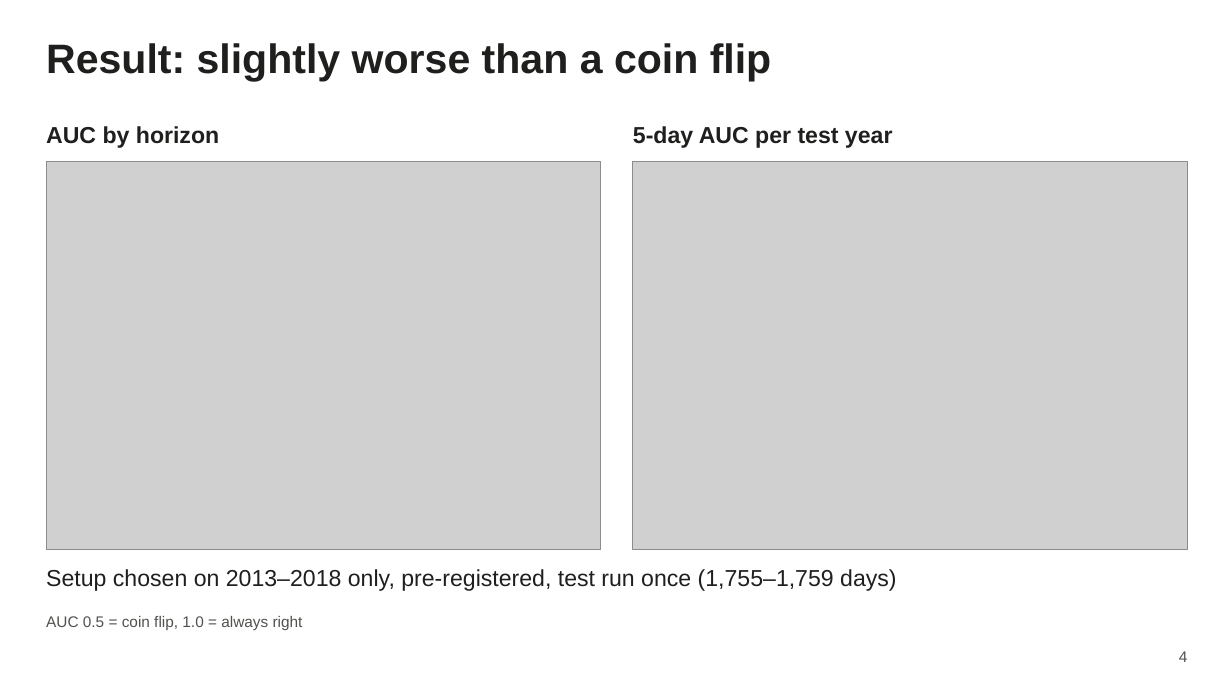
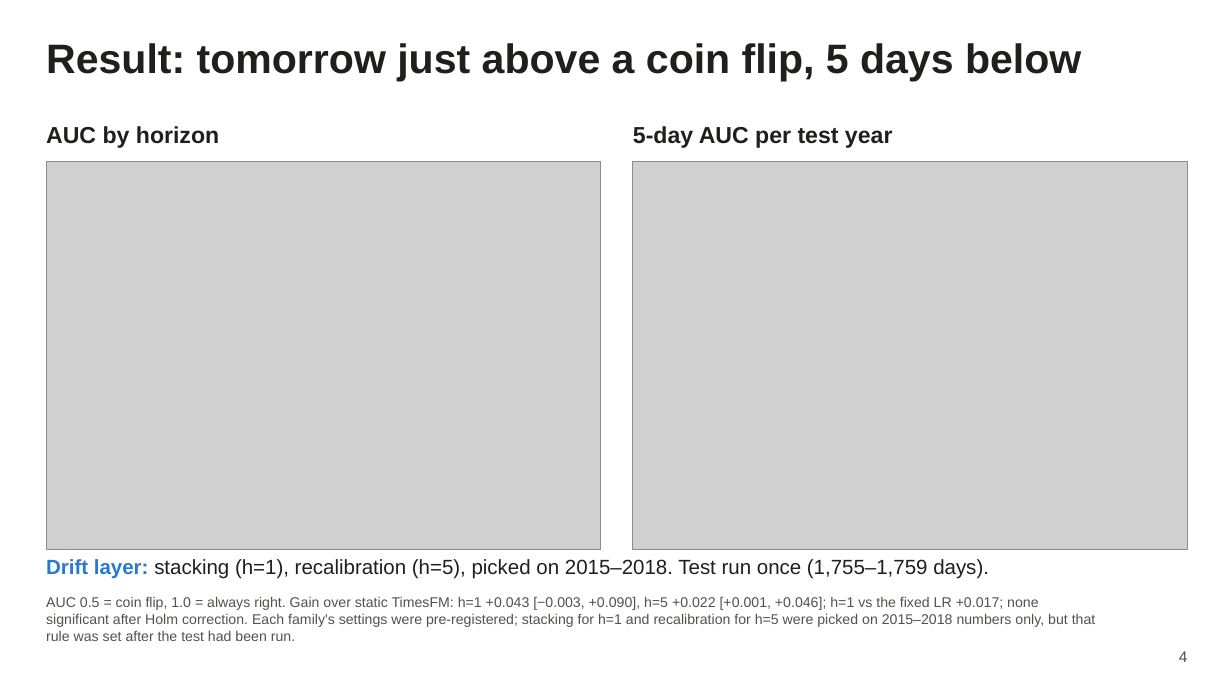
Before and after one commit to AmauryJayr/Predicting-SP500, a slide deck: slide 4 of timesfm3_experiment/slides/timesfm3_slides.pptx. Drawn at 1232x693 pixels with LibreOffice and Linux fonts; fonts in the diff are those of the drawing; grey boxes stand for pictures. Boxes give left, top, right and bottom in pixels: in the first picture for what was removed or moved away, otherwise in the second. Text is boxed around its words. In the diff, an @@ line names an element or a change of style, - is before the commit and + after.

Commit message:
TimesFM-3 slides: drift layer results throughout, new analysis slides
Results and year slides now use TimesFM + drift layer (stacking for h=1,
recalibration for h=5, picked on 2015-2018). Adds the how-it-was-built,
root-cause, drift and VIX slides; removes a stray LibreOffice lock file.

```diff
--- a/timesfm3_experiment/slides/timesfm3_slides.pptx
+++ b/timesfm3_experiment/slides/timesfm3_slides.pptx
@@ text at (46,43,1081,81): text changed @@
-Result: slightly worse than a coin flip
+Result: tomorrow just above a coin flip, 5 days below
@@ text at (46,559,989,579): text changed; size 18 to 16 pt @@
-Setup chosen on 2013–2018 only, pre-registered, test run once (1,755–1,759 days)
+Drift layer: stacking (h=1), recalibration (h=5), picked on 2015–2018. Test run once (1,755–1,759 days).
@@ text at (46,597,1096,641): text changed; size 12 to 11 pt @@
-AUC 0.5 = coin flip, 1.0 = always right
+AUC 0.5 = coin flip, 1.0 = always right. Gain over static TimesFM: h=1 +0.043 [−0.003, +0.090], h=5 +0.022 [+0.001, +0.046]; h=1 vs the fixed LR +0.017; none significant after Holm correction. Each family's settings were pre-registered; stacking for h=1 and recalibration for h=5 were picked on 2015–2018 numbers only, but that rule was set after the test had been run.
```
Also in this commit, not shown: 11 other slides changed, 1 slide added, 20 other files.
